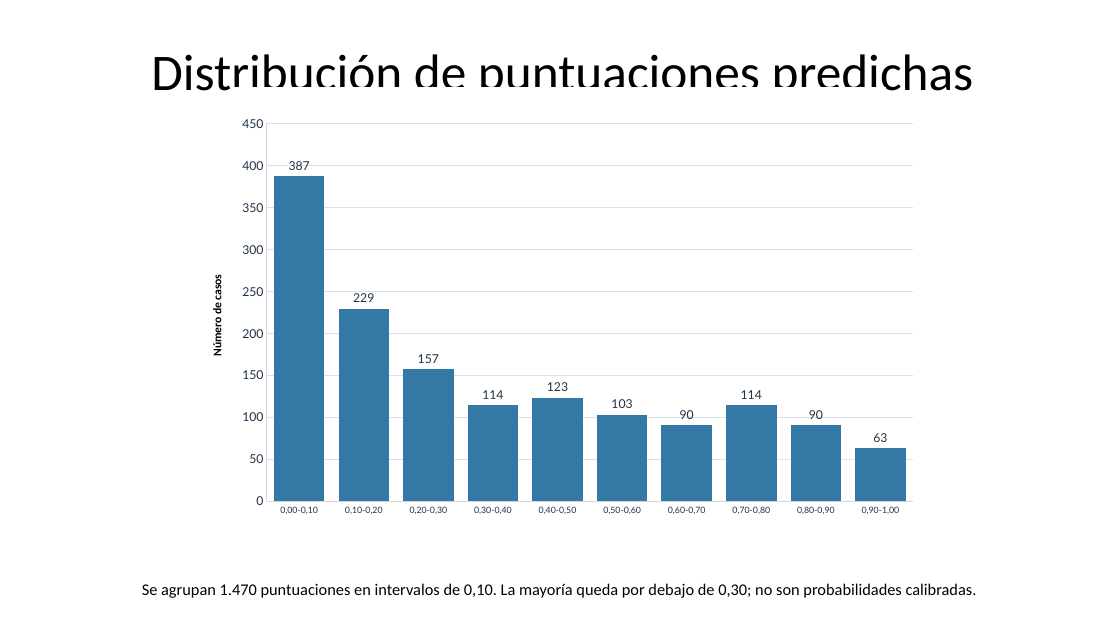
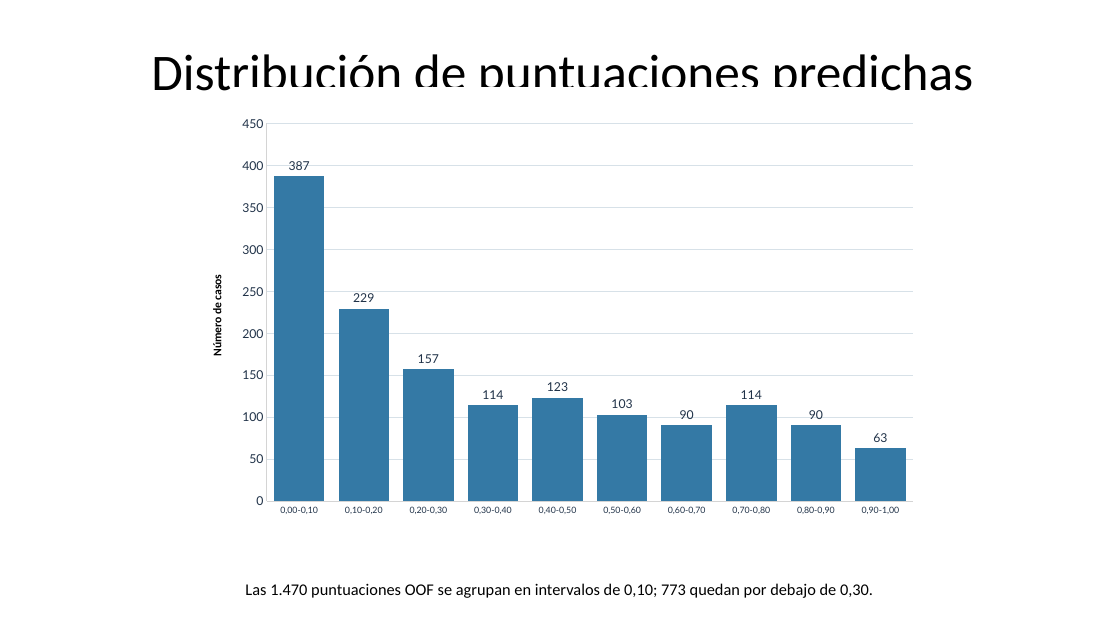
Before and after one commit to gitbeatriz123/Proyecto_Prediccion_Rotacion_Empleados_Beatriz.Velayos, a slide deck: slide 5 of docs/Presentacion_Proyecto_Rotacion.pptx. Drawn at 1120x630 pixels with LibreOffice and Linux fonts; fonts in the diff are those of the drawing. Boxes give left, top, right and bottom in pixels: in the first picture for what was removed or moved away, otherwise in the second. Text is boxed around its words. In the diff, an @@ line names an element or a change of style, - is before the commit and + after.

```diff
--- a/docs/Presentacion_Proyecto_Rotacion.pptx
+++ b/docs/Presentacion_Proyecto_Rotacion.pptx
@@ text at bbox=[245, 583, 873, 598]: text changed @@
-Se agrupan 1.470 puntuaciones en intervalos de 0,10. La mayoría queda por debajo de 0,30; no son probabilidades calibradas.
+Las 1.470 puntuaciones OOF se agrupan en intervalos de 0,10; 773 quedan por debajo de 0,30.
```
Also in this commit, not shown: 8 other slides changed, 5 other files.
